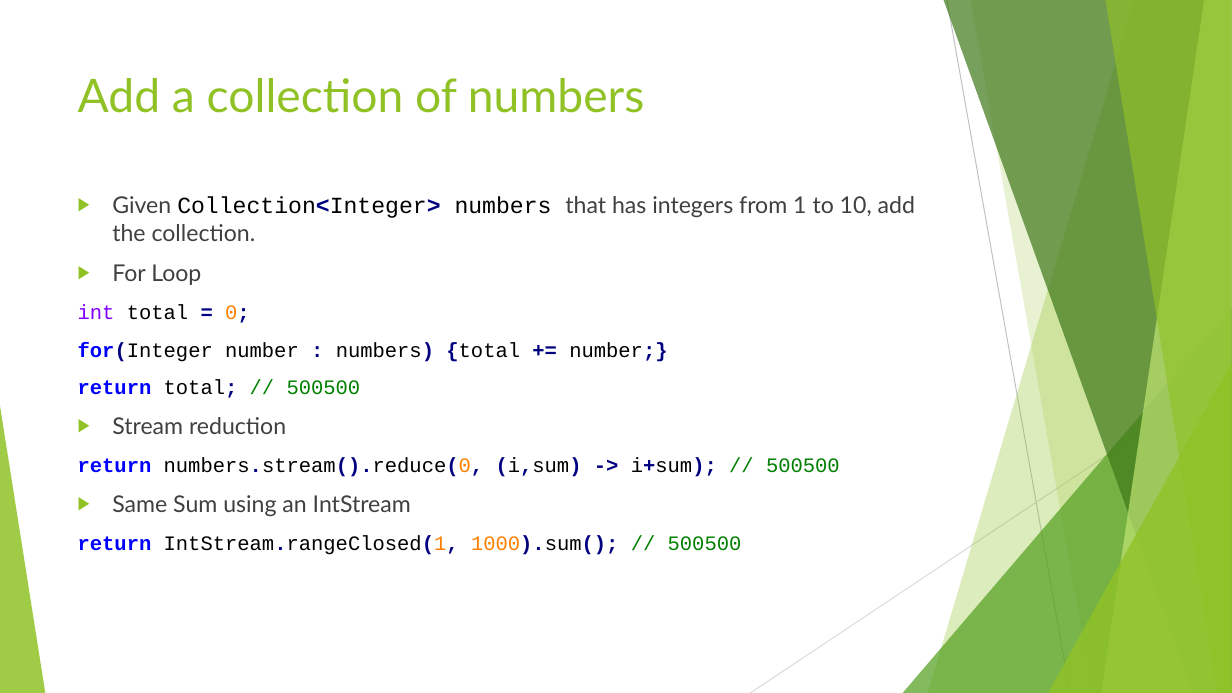
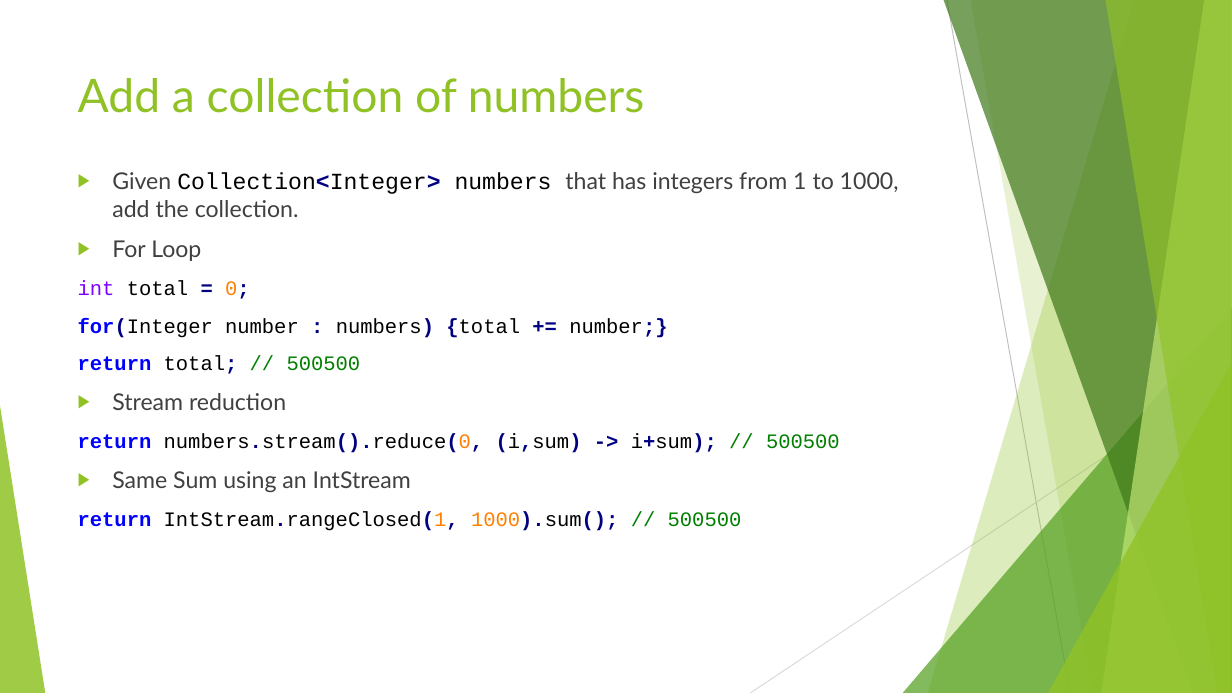
Before and after one commit to RichardRoda/2017-CodePaLOUsa-Lambda, a slide deck: slide 18 of Learning to Love the Lambda in the Stream.pptx (slide 17 before the commit). Drawn at 1232x693 pixels with LibreOffice and Linux fonts; fonts in the diff are those of the drawing. Boxes give left, top, right and bottom in pixels: in the first picture for what was removed or moved away, otherwise in the second. Text is boxed around its words. In the diff, an @@ line names an element or a change of style, - is before the commit and + after.

Commit message:
Various changes - Add unit testing strategies: builder pattern to add intermediate operation to stream, or decorator to decorate functional lambdas with testing logic.  Add slide about method references.

```diff
--- a/Learning to Love the Lambda in the Stream.pptx
+++ b/Learning to Love the Lambda in the Stream.pptx
@@ text "Given Collection<Integer> numbers that has ...": place and size @@
-text "Given Collection<Integer> numbers that has ..." at (78,196,915,555)
+text "Given Collection<Integer> numbers that has ..." at (78,172,899,531)
@@ text at (112,172,899,217): text changed @@
-▶ Given Collection<Integer> numbers that has integers from 1 to 10, add the collection.
+▶ Given Collection<Integer> numbers that has integers from 1 to 1000, add the collection.
```
Also in this commit, not shown: 11 other slides changed, 10 slides added, 5 other files.
